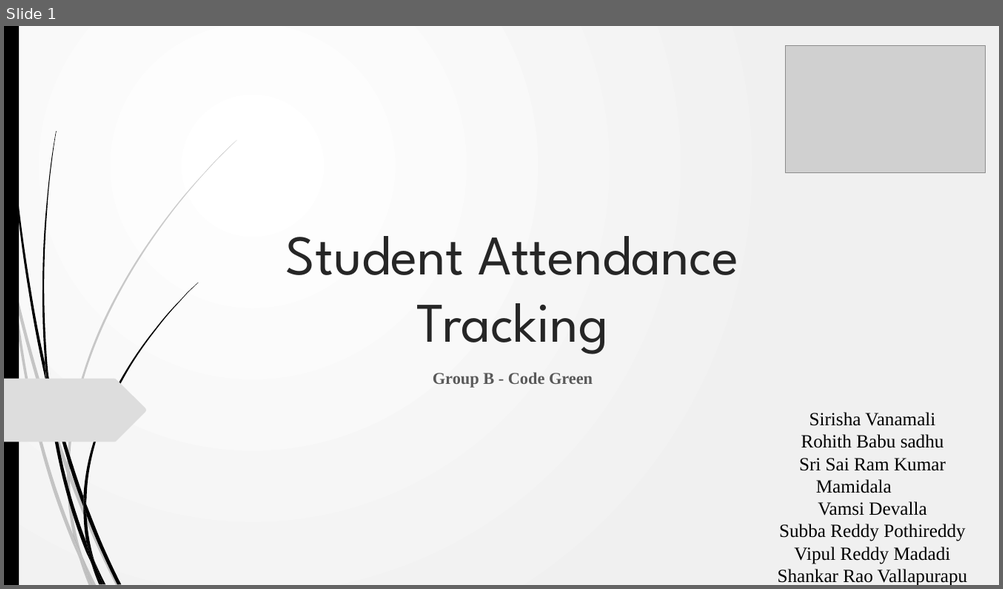
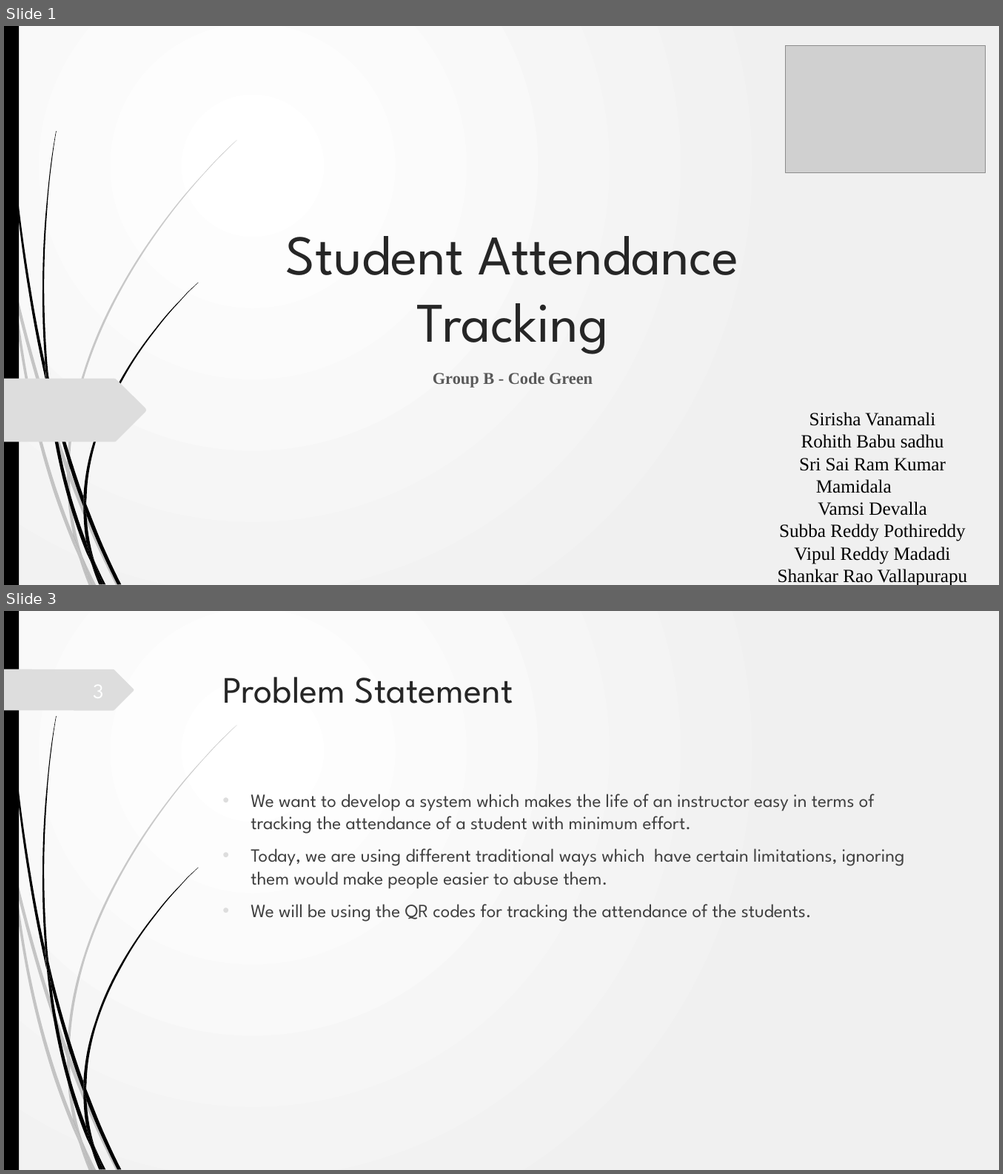
Before and after one commit to VamsiDevalla/Student-Attendance-Tracking, a slide deck: Presentations/Team B - Code Green - FinalPresentation.pptx. Shown one above the other, each under a label of ours: slide 1 before the commit, slides 1 and 3 after it; the slides between them are not shown. The pictures are 1003x589 and 1003x1174 pixels, drawn with LibreOffice and Linux fonts; fonts in the diff are those of the drawing; grey boxes stand for pictures. Boxes give left, top, right and bottom in pixels: in the first picture for what was removed or moved away, otherwise in the second. Text is boxed around its words. In the diff, an @@ line names an element or a change of style, - is before the commit and + after.

```diff
--- a/Presentations/Team B - Code Green - FinalPresentation.pptx
+++ b/Presentations/Team B - Code Green - FinalPresentation.pptx
@@ slide 3 added at <box>4,611,999,1170</box>, background gradient #FFFFFF to #F1F1F1; not listed: 23 template elements that a slide beside it also shows @@
@@ freeform shape added at <box>4,669,134,710</box>, fill #DDDDDD @@
@@ title added at <box>223,677,513,703</box>, 36 pt, text #262626 @@
+Problem Statement
@@ text added at <box>250,794,905,922</box>, 18 pt, text #404040 @@
+• We want to develop a system which makes the life of an instructor easy in terms of tracking the attendance of a student with minimum effort.
+• Today, we are using different traditional ways which have certain limitations, ignoring them would make people easier to abuse them.
+• We will be using the QR codes for tracking the attendance of the students.
```
Also in this commit, not shown: 14 slides changed, 4 other slides added, 1 slide removed.
